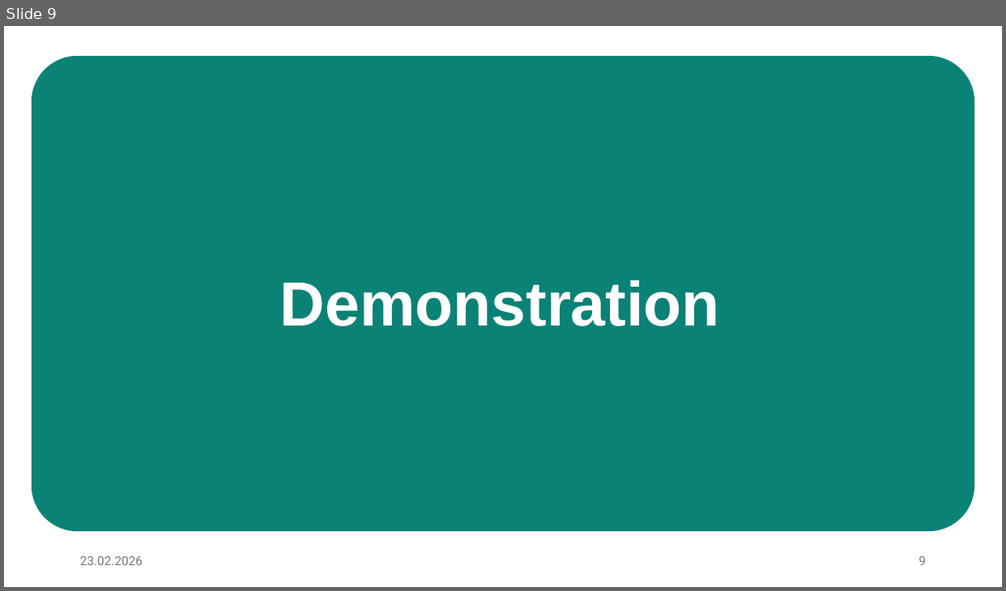
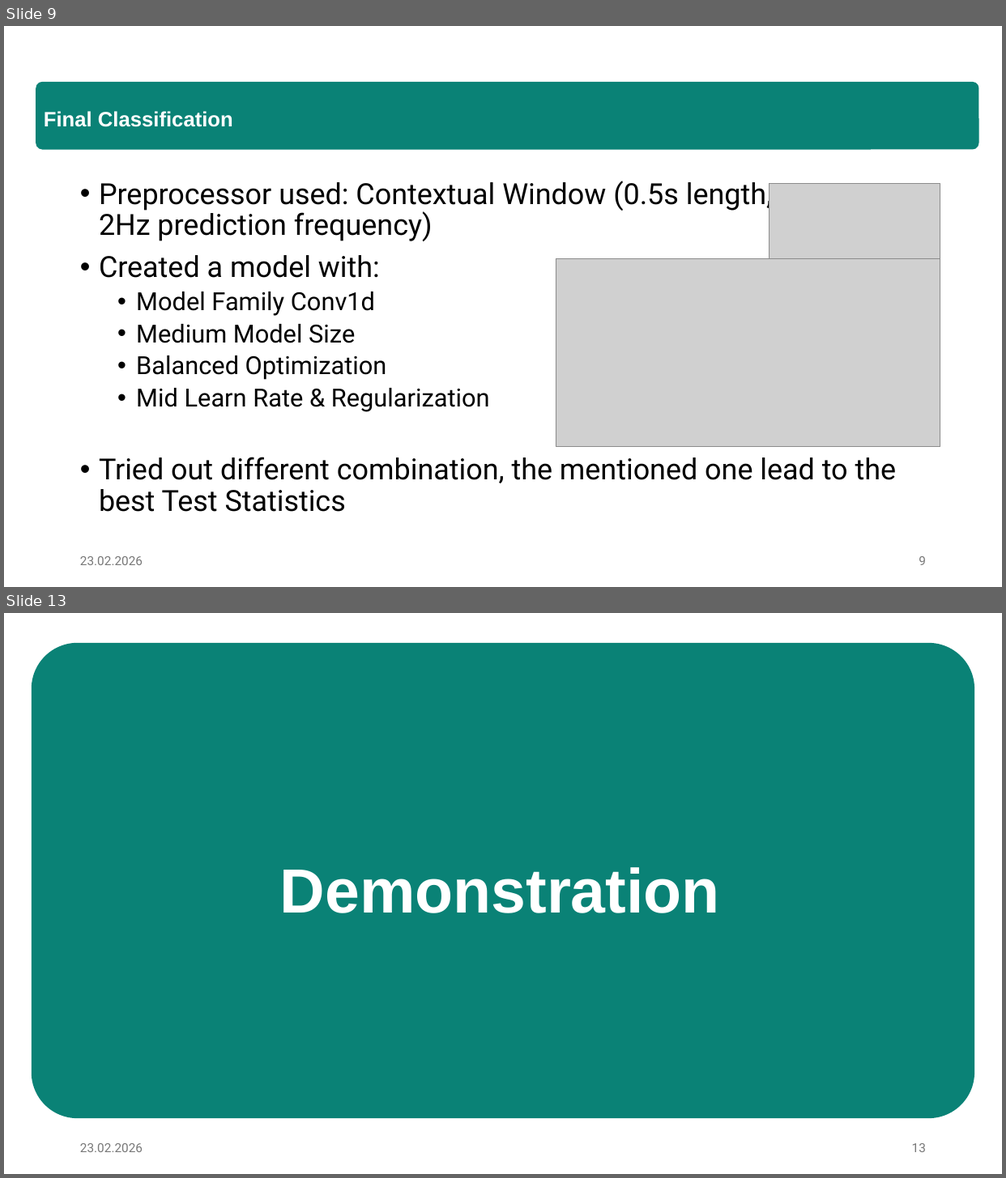
Before and after one commit to e12413440/micropython-hands-on-course, a slide deck: report/Präsentation.pptx. Shown one above the other, each under a label of ours: slide 9 before the commit, slides 9 and 13 after it; the slides between them are not shown. The pictures are 1006x591 and 1006x1178 pixels, drawn with LibreOffice and Linux fonts; fonts in the diff are those of the drawing; grey boxes stand for pictures. Boxes give left, top, right and bottom in pixels: in the first picture for what was removed or moved away, otherwise in the second. Text is boxed around its words. In the diff, an @@ line names an element or a change of style, - is before the commit and + after.

```diff
--- a/report/Präsentation.pptx
+++ b/report/Präsentation.pptx
@@ slide 9 added at (4,26,1002,587), background #FFFFFF @@
@@ rounded rectangle added at (36,81,978,149), fill #0A8276, 20 pt, text #FFFFFF, bold @@
+Final Classification
@@ text added at (99,181,897,512), 28 pt, text #000000 @@
+• Preprocessor used: Contextual Window (0.5s length,
+  2Hz prediction frequency)
+• Created a model with:
+  • Model Family Conv1d
+  • Medium Model Size
+  • Balanced Optimization
+  • Mid Learn Rate & Regularization
+• Tried out different combination, the mentioned one lead to the best Test Statistics
@@ picture added at (769,183,940,258) @@
@@ picture added at (556,258,940,446) @@
@@ text added at (80,557,143,565), 12 pt, text #797979 @@
+23.02.2026
@@ page number added at (918,557,926,565), 12 pt, text #797979 @@
+9
@@ what was slide 9 is now slide 13 @@
@@ page number at (912,1144,926,1152): text changed @@
-9
+13
```
Also in this commit, not shown: 8 slides changed, 3 other slides added.
